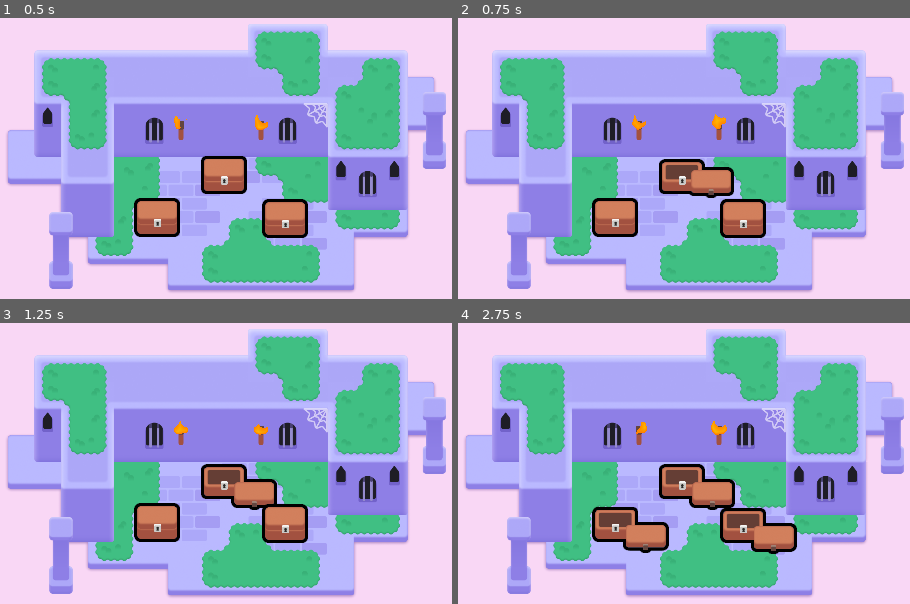
Above: before the commit, frames 1-4 (two rows, left to right).
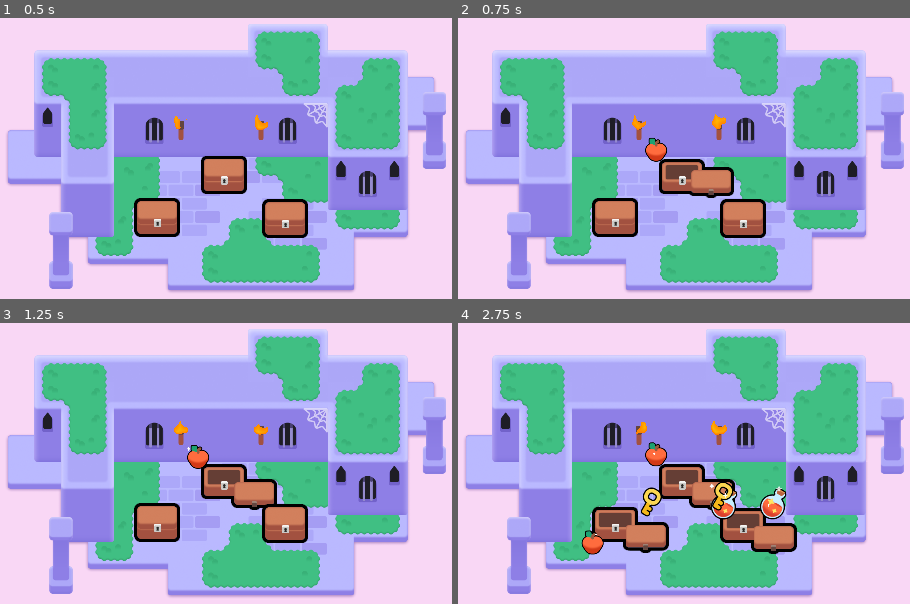
Above: after the commit, the same moments.

Repository: Gaymer7750/2d-GameDev-Course-
Game: Godot game, scene res://lessons/mini_dungeon.tscn
Same seed, same stepped clock (60 frames per second), same inputs: the game is played once before the commit and once after it.
Inputs (mouse positions are in pixels of both pictures, inside the frame that each line leads up to):
- Up to frame 1 (0.5 s): no input
- Up to frame 2 (0.75 s): tap Enter at 0.5 s; move the mouse to (684, 175) at 0.52 s; press the mouse at (684, 175) at 0.53 s; hold D (move_right) from 0.53 s (still down)
- Up to frame 3 (1.25 s): keep holding D (move_right); tap Space at 0.77 s
- Up to frame 4 (2.75 s): move the mouse to (742, 522) at 1.27 s; release D (move_right) at 1.28 s; release the mouse at (742, 522) at 1.28 s; hold S (move_down) 1.28-2.03 s; right-click (742, 522) at 1.35 s; click (742, 522) at 1.42 s; tap Space at 1.52 s; move the mouse to (616, 522) at 2.02 s; hold D (move_right) from 2.03 s (still down); tap Z at 2.1 s; click (616, 522) at 2.17 s

Frame 1 is identical in both runs. In frame 2, 0.3% of the frame differs, in the area x 41-47%, y 42-52%; in frame 3, 0.3%; in frame 4, 2.0%, in the area x 27-73%, y 42-83%.

Commit message:
L6 and p

Diff:
--- a/M06.looting_workbook/chest.gd
+++ b/M06.looting_workbook/chest.gd
@@ -1,5 +1,6 @@
 extends Area2D
 
+@export var possible_items: Array[PackedScene] = []
 @onready var canvas_group: CanvasGroup = $CanvasGroup
 
 func _ready() -> void:
@@ -32,3 +33,15 @@
 func open() -> void:
 	animation_player.play("open")
 	input_pickable = false
+	if possible_items.is_empty():
+		return
+	for current_index in range(randi_range(1, 3)):
+		_spawn_random_item()
+
+func _spawn_random_item() -> void:
+	var loot_item: Area2D = possible_items.pick_random().instantiate()
+	add_child(loot_item)
+	var random_angle := randf_range(0.0, 2.0 * PI)
+	var random_direction := Vector2(1.0, 0.0).rotated(random_angle)
+	var random_distance := randf_range(60.0, 120.0)
+	loot_item.position = random_direction * random_distance
--- a/M06.looting_workbook/chest.tscn
+++ b/M06.looting_workbook/chest.tscn
@@ -1,10 +1,13 @@
-[gd_scene load_steps=11 format=3 uid="uid://bctugbttdmc1v"]
+[gd_scene load_steps=14 format=3 uid="uid://bctugbttdmc1v"]
 
 [ext_resource type="Shader" path="res://lessons/chest/group_outline.gdshader" id="1_0m6kv"]
 [ext_resource type="Texture2D" uid="uid://c3hwsm5ugp8qw" path="res://lessons/chest/bottom.png" id="1_u1df0"]
 [ext_resource type="Script" path="res://chest.gd" id="1_yxhyi"]
+[ext_resource type="PackedScene" uid="uid://0i1g0cunmseb" path="res://lessons/items/apple.tscn" id="2_ha6uh"]
 [ext_resource type="Texture2D" uid="uid://bnem1cahhoxdk" path="res://lessons/chest/top.png" id="2_sim52"]
+[ext_resource type="PackedScene" uid="uid://ctqyr0ufyoktk" path="res://lessons/items/key.tscn" id="3_8rhwd"]
 [ext_resource type="Texture2D" uid="uid://bu2jin246nel5" path="res://lessons/chest/lock.png" id="3_v68y0"]
+[ext_resource type="PackedScene" uid="uid://hdxqgspfcaur" path="res://lessons/items/potion.tscn" id="4_5pns3"]
 
 [sub_resource type="RectangleShape2D" id="RectangleShape2D_sl2pe"]
 size = Vector2(92, 75)
@@ -54,6 +57,7 @@
 
 [node name="Chest" type="Area2D"]
 script = ExtResource("1_yxhyi")
+possible_items = Array[PackedScene]([ExtResource("2_ha6uh"), ExtResource("3_8rhwd"), ExtResource("4_5pns3")])
 
 [node name="CollisionShape2D" type="CollisionShape2D" parent="."]
 visible = false
--- a/M06.looting_workbook/practices/L6.P1.the_pinata/balloon_pinata.gd
+++ b/M06.looting_workbook/practices/L6.P1.the_pinata/balloon_pinata.gd
@@ -1,5 +1,7 @@
 extends Area2D
 
+@export var possible_items: Array[PackedScene] = []
+@onready var canvas_group: CanvasGroup = $CanvasGroup
 
 func _ready() -> void:
 	randomize()
@@ -18,15 +20,17 @@
 
 
 func spawn_candy() -> void:
-	# You have to loop 3 times over the next lines of code!
-	for current_index in range(0):
-		# Complete the variables to calculate a random position in a circle using polar coordinates.
-		var radius := 0.0
-		var angle := 0.0
 
-		var random_direction := Vector2()
-		var random_position := Vector2()
+	for current_index in range(3):
 
-		# Instantiate and add the candy as a child of the piñata.
+		var radius := randf_range(0.0, 100.0)
+		var angle := randf_range(0.0, 2.0 * PI)
+
+		var random_direction := Vector2(1.0, 0.0).rotated(angle)
+		var random_position := (radius * random_direction)
+
+
 		const CANDY_PACKED_SCENE := preload("candy/candy.tscn")
-		var candy: Node2D = null
+		var candy: Node2D = CANDY_PACKED_SCENE.instantiate()
+		add_child(candy)
+		candy.position = random_position
--- a/M06.looting_workbook/practices/L6.P1.the_pinata/balloon_pinata.tscn
+++ b/M06.looting_workbook/practices/L6.P1.the_pinata/balloon_pinata.tscn
@@ -1,9 +1,9 @@
-[gd_scene load_steps=6 format=3]
+[gd_scene load_steps=6 format=3 uid="uid://2ogrterpe515"]
 
 [ext_resource type="Script" path="res://practices/L6.P1.the_pinata/balloon_pinata.gd" id="1_w1uds"]
-[ext_resource type="Material" path="res://practices/L6.P1.the_pinata/material.tres" id="2_h718a"]
-[ext_resource type="Texture2D" path="res://practices/L6.P1.the_pinata/balloon_tail.png" id="3_8kwgq"]
-[ext_resource type="Texture2D" path="res://practices/L6.P1.the_pinata/balloon_top.png" id="4_5cass"]
+[ext_resource type="Material" uid="uid://dwoekm186ke5c" path="res://practices/L6.P1.the_pinata/material.tres" id="2_h718a"]
+[ext_resource type="Texture2D" uid="uid://ypt6hxuqpeen" path="res://practices/L6.P1.the_pinata/balloon_tail.png" id="3_8kwgq"]
+[ext_resource type="Texture2D" uid="uid://c5wl76sq80jjm" path="res://practices/L6.P1.the_pinata/balloon_top.png" id="4_5cass"]
 
 [sub_resource type="CapsuleShape2D" id="CapsuleShape2D_xb8xq"]
 radius = 47.0
--- a/M06.looting_workbook/practices/L6.P1.the_pinata/the_pinata.tscn
+++ b/M06.looting_workbook/practices/L6.P1.the_pinata/the_pinata.tscn
@@ -1,16 +1,13 @@
-[gd_scene load_steps=3 format=3]
+[gd_scene load_steps=3 format=3 uid="uid://cvia4uqyeilm4"]
 
-[ext_resource type="PackedScene" path="res://practices/L6.P1.the_pinata/balloon_pinata.tscn" id="1_33y8y"]
-[ext_resource type="Script" path="res://practices/L6.P1.the_pinata/balloon_pinata.gd" id="2_qwpvp"]
+[ext_resource type="PackedScene" uid="uid://2ogrterpe515" path="res://practices/L6.P1.the_pinata/balloon_pinata.tscn" id="1_33y8y"]
+[ext_resource type="PackedScene" path="res://practices/L6.P1.the_pinata/candy/candy.tscn" id="2_lu4v0"]
 
 [node name="ThePiñata" type="Node2D"]
 metadata/_edit_horizontal_guides_ = []
 
-[node name="BalloonPinata" type="Area2D" parent="." instance=ExtResource("1_33y8y")]
-position = Vector2(960, 540)
-collision_layer = 2
-collision_mask = 0
-script = ExtResource("2_qwpvp")
+[node name="BalloonPinata" parent="." instance=ExtResource("1_33y8y")]
+possible_items = Array[PackedScene]([ExtResource("2_lu4v0")])
 
 [node name="ExtraVisuals" type="Node" parent="."]
 
Not shown, changed: .DS_Store
Not shown, changed: M06.looting_solutions/.DS_Store
Not shown, changed: M06.looting_solutions/practice_solutions/.DS_Store
